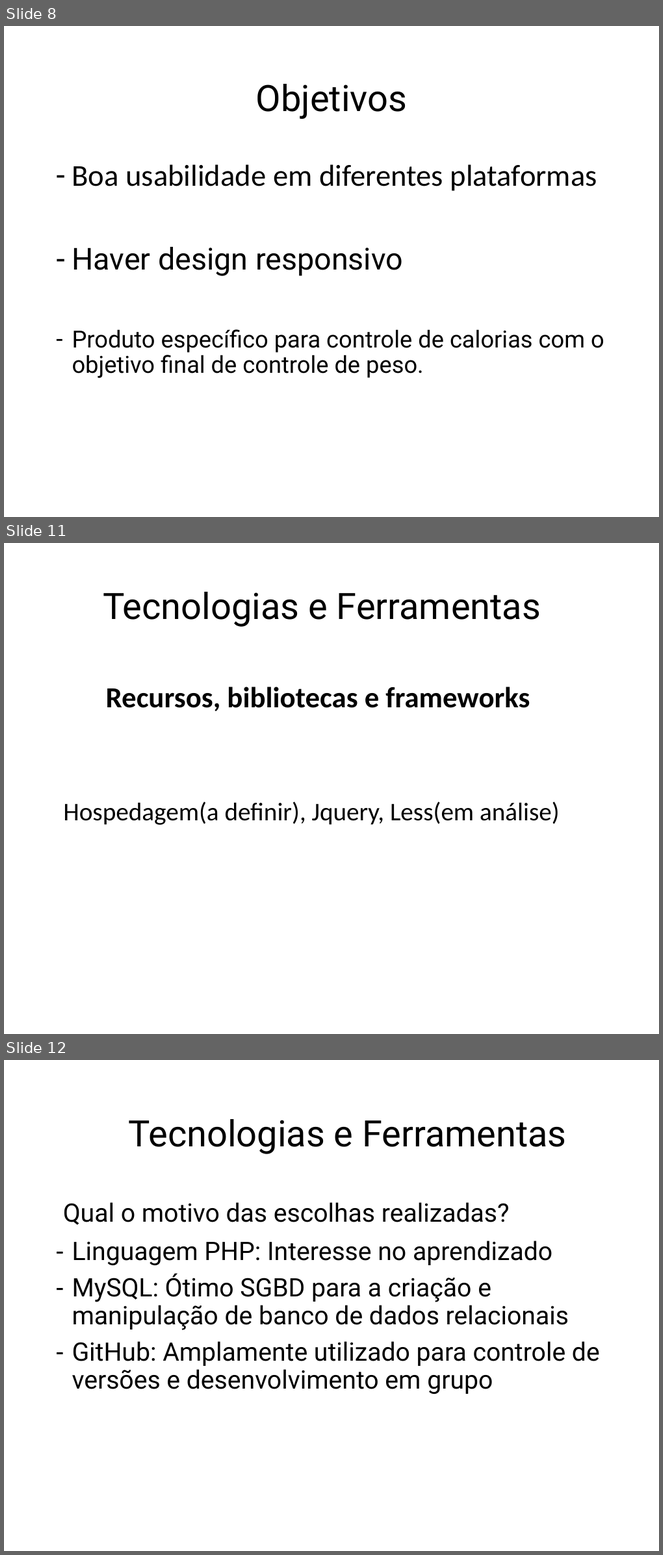
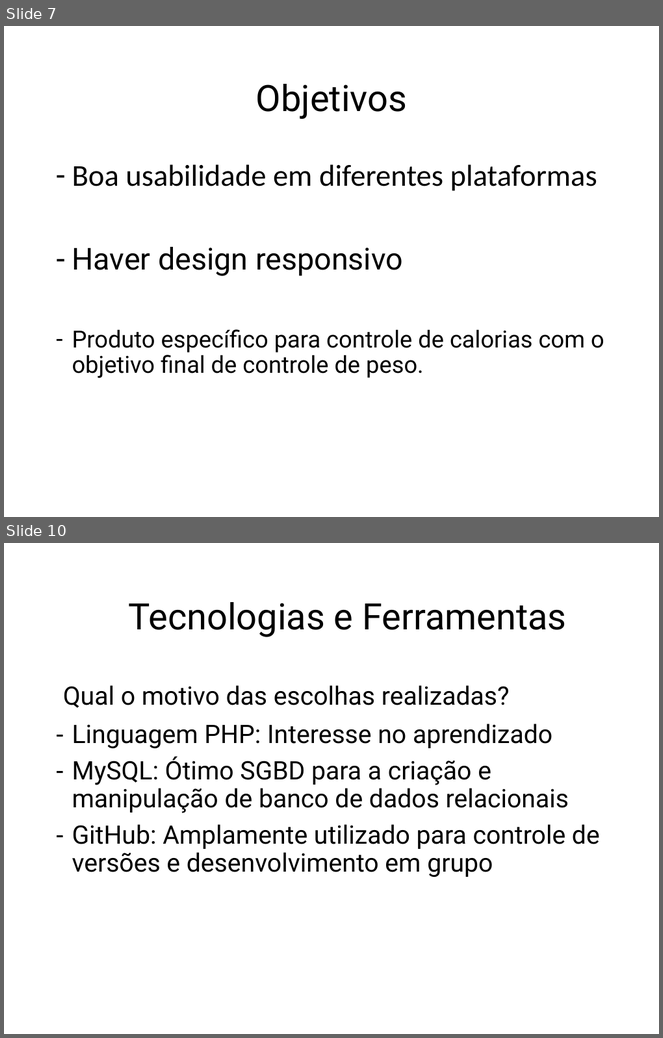
Before and after one commit to LeonDias1989/Kcal-Control, a slide deck: Kcal Control.pptx. Shown one above the other, each under a label of ours: slides 8, 11 and 12 before the commit, slides 7 and 10 after it; the slides between them are not shown. The pictures are 663x1555 and 663x1038 pixels, drawn with LibreOffice and Linux fonts; fonts in the diff are those of the drawing. Boxes give left, top, right and bottom in pixels: in the first picture for what was removed or moved away, otherwise in the second. Text is boxed around its words. In the diff, an @@ line names an element or a change of style, - is before the commit and + after.

```diff
--- a/Kcal Control.pptx
+++ b/Kcal Control.pptx
@@ slide 11 removed at [4,543,659,1034], background #FFFFFF @@
@@ title removed at [103,592,541,627] @@
-Tecnologias e Ferramentas
@@ text removed at [106,687,530,711] @@
-Recursos, bibliotecas e frameworks
@@ text removed at [63,802,560,825] @@
-Hospedagem(a definir), Jquery, Less(em análise)
@@ what was slide 8 is now slide 7 @@
@@ what was slide 12 is now slide 10 @@
```
Also in this commit, not shown: 4 slides changed, 2 other slides removed, 6 other files.
